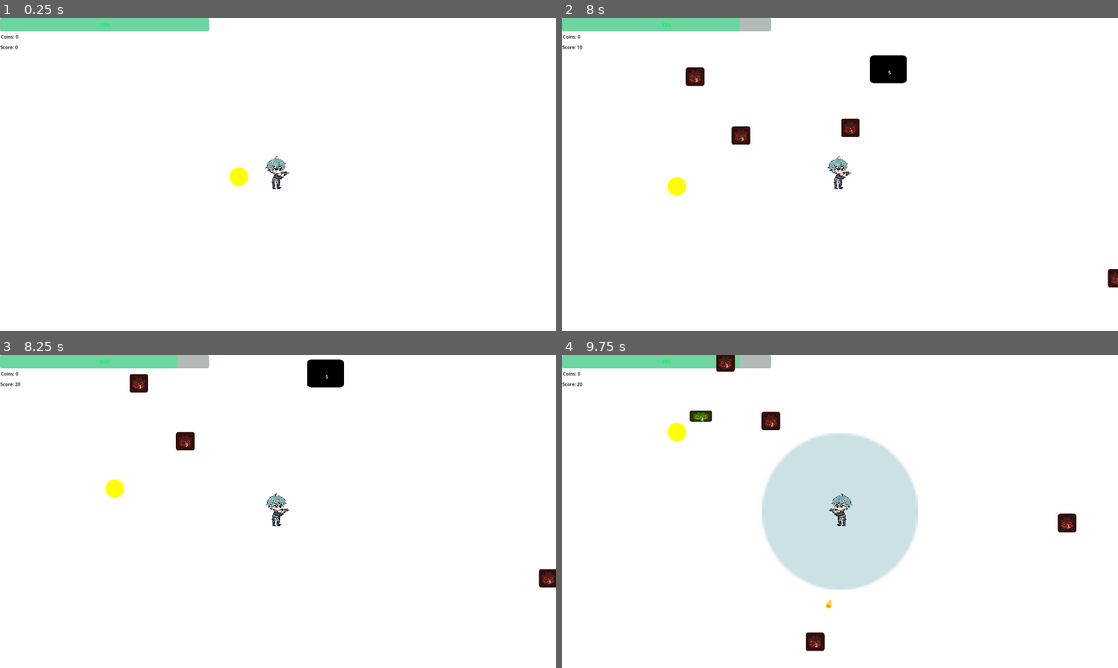
Above: before the commit, frames 1-4 (two rows, left to right).
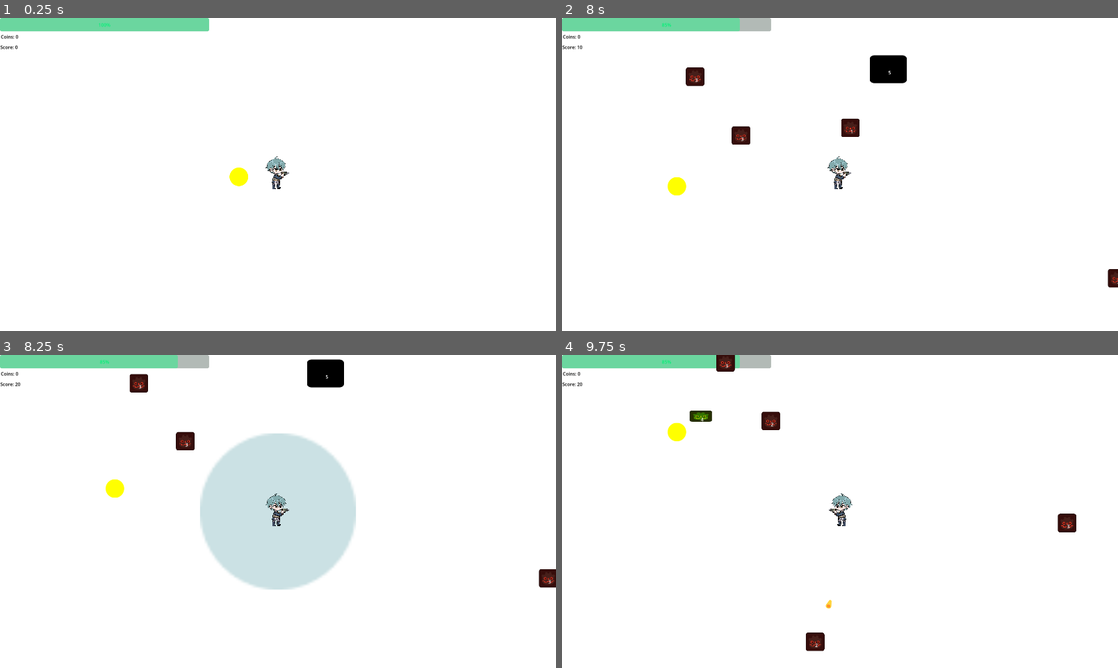
Above: after the commit, the same moments.

Repository: deutandev/survival-shooter
Game: Godot game, scene res://environment/map.tscn
The game is run twice, just before and just after one commit, with the same random seed, the same clock (stepped at 60 frames per second) and the same inputs.
Inputs (mouse positions are in pixels of both pictures, inside the frame that each line leads up to):
- Up to frame 1 (0.25 s): no input
- Up to frame 2 (8 s): tap Enter at 0.5 s; move the mouse to (962, 158) at 0.52 s; hold D (move_right) 0.53-1.25 s; tap E (interact) at 0.6 s; click (962, 158) at 0.67 s; drag from (728, 190) to (851, 171) at 1.27 s; move the mouse to (895, 105) at 2.02 s; hold D (move_right) 2.03-2.75 s; tap Ctrl at 2.1 s; drag from (812, 237) to (940, 171) at 2.77 s; move the mouse to (1006, 221) at 3.52 s; hold A (move_left) 3.53-4.25 s; tap Y at 3.6 s; drag from (673, 127) to (840, 174) at 4.27 s; move the mouse to (867, 174) at 5.02 s; hold S (move_down) 5.03-5.75 s; tap C at 5.1 s; click (867, 174) at 5.17 s; drag from (756, 96) to (728, 190) at 5.77 s; move the mouse to (962, 158) at 6.52 s; hold W (move_up) 6.53-7.25 s; tap Backspace at 6.6 s; drag from (728, 190) to (678, 64) at 7.27 s
- Up to frame 3 (8.25 s): move the mouse to (333, 442) at 8.02 s; hold S (move_down) from 8.03 s (still down); tap Enter at 8.1 s
- Up to frame 4 (9.75 s): release S (move_down) at 8.75 s; drag from (812, 574) to (1095, 486) at 8.77 s; move the mouse to (1006, 558) at 9.52 s; hold W (move_up) from 9.53 s (still down); tap E (interact) at 9.6 s; click (1006, 558) at 9.67 s

Frames 1-2 are identical in both runs. In frame 3, 11% of the frame differs, in the area x 36-64%, y 25-75%; in frame 4, 11%.

Commit message:
feat(project): update project configuration and add export presets

Diff:
--- a/project.godot
+++ b/project.godot
@@ -23,10 +23,13 @@
 
 [application]
 
-config/name="survival-shooter"
+config/name="watchmen"
+config/description="2D survival shooter"
+config/version="v0.0.1"
 run/main_scene="uid://ci7o2hwcenyhx"
 config/features=PackedStringArray("4.4", "GL Compatibility")
-config/icon="res://icon.svg"
+config/icon="uid://4rl1wefl47f1"
+config/windows_native_icon="res://icon.ico"
 
 [autoload]
 
@@ -87,6 +90,8 @@
 interact={
 "deadzone": 0.2,
 "events": [Object(InputEventKey,"resource_local_to_scene":false,"resource_name":"","device":-1,"window_id":0,"alt_press …(192 unchanged characters)…
+, Object(InputEventKey,"resource_local_to_scene":false,"resource_name":"","device":-1,"window_id":0,"alt_pressed":false,"shift_pressed":false,"ctrl_pressed":false,"meta_pressed":false,"pressed":false,"keycode":0,"physical_keycode":4194309,"key_label":0,"unicode":0,"location":0,"echo":false,"script":null)
+, Object(InputEventKey,"resource_local_to_scene":false,"resource_name":"","device":-1,"window_id":0,"alt_pressed":false,"shift_pressed":false,"ctrl_pressed":false,"meta_pressed":false,"pressed":false,"keycode":0,"physical_keycode":32,"key_label":0,"unicode":32,"location":0,"echo":false,"script":null)
 ]
 }
 
Not shown, changed: addons/resources_spreadsheet_view/saved_state.json
Not shown, added: export_presets.cfg
Binary file added: icon.ico
Binary file added: icon.png
Not shown, added: icon.png.import
